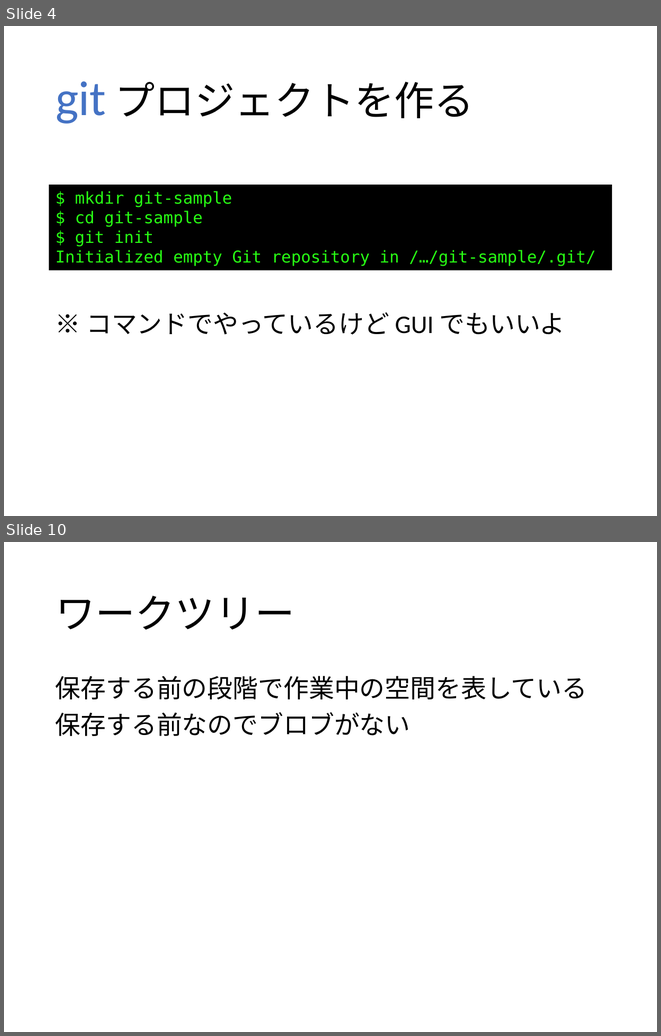
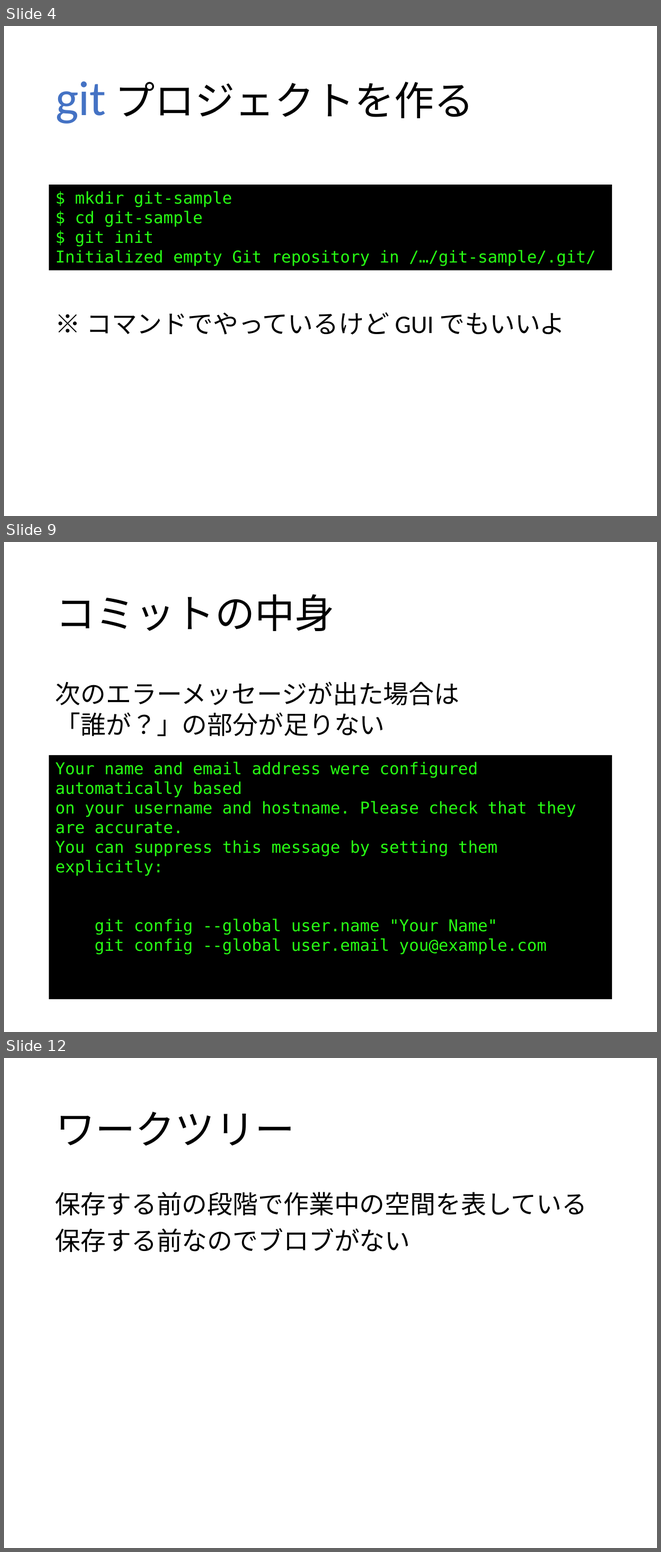
Before and after one commit to matsubara0507/learn-you-a-git-for-great-good, a slide deck: slide/part1.pptx. Shown one above the other, each under a label of ours: slides 4 and 10 before the commit, slides 4, 9 and 12 after it; the slides between them are not shown. The pictures are 661x1036 and 661x1552 pixels, drawn with LibreOffice and Linux fonts; fonts in the diff are those of the drawing; background and template pictures are left out. Boxes give left, top, right and bottom in pixels: in the first picture for what was removed or moved away, otherwise in the second. Text is boxed around its words. In the diff, an @@ line names an element or a change of style, - is before the commit and + after.

```diff
--- a/slide/part1.pptx
+++ b/slide/part1.pptx
@@ slide 9 added at box(4, 542, 657, 1032), background #FFFFFF @@
@@ title added at box(55, 594, 335, 631), 44 pt, text #000000 @@
+コミットの中身
@@ text added at box(55, 681, 460, 736), 28 pt, text #000000 @@
+次のエラーメッセージが出た場合は
+「誰が？」の部分が足りない
@@ rectangle added at box(49, 755, 612, 999), fill #000000, 18 pt, text #28FE14 @@
+Your name and email address were configured automatically based
+on your username and hostname. Please check that they are accurate.
+You can suppress this message by setting them explicitly:
+git config --global user.name "Your Name"
+git config --global user.email you@example.com
@@ what was slide 10 is now slide 12 @@
```
Also in this commit, not shown: 6 slides changed, 1 other slide added, 2 other files.
